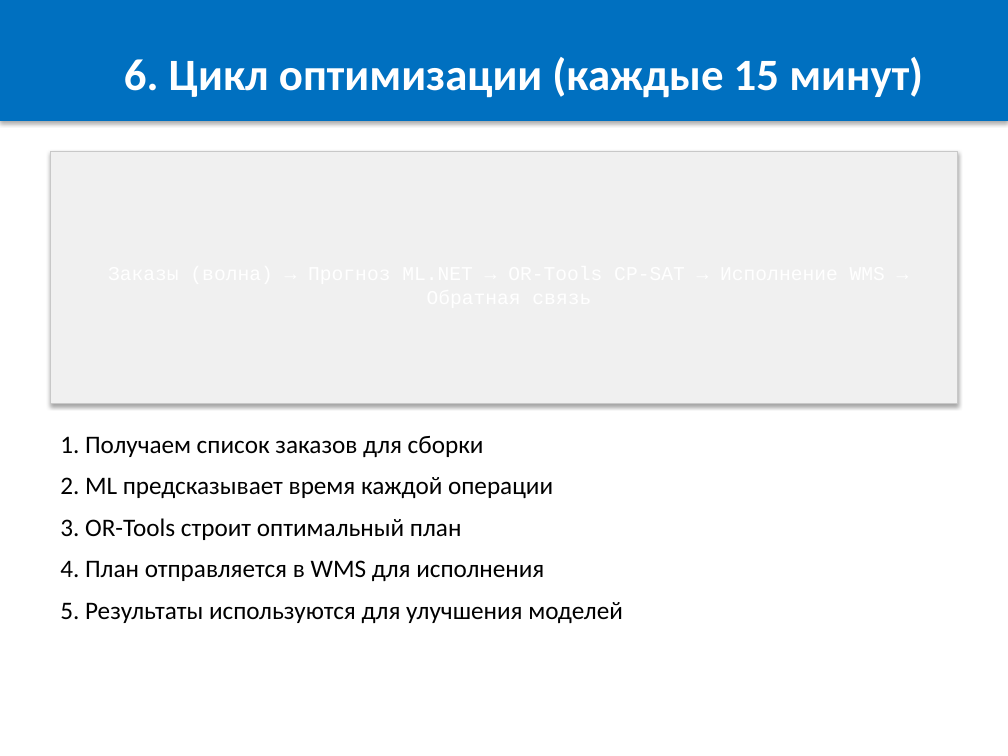
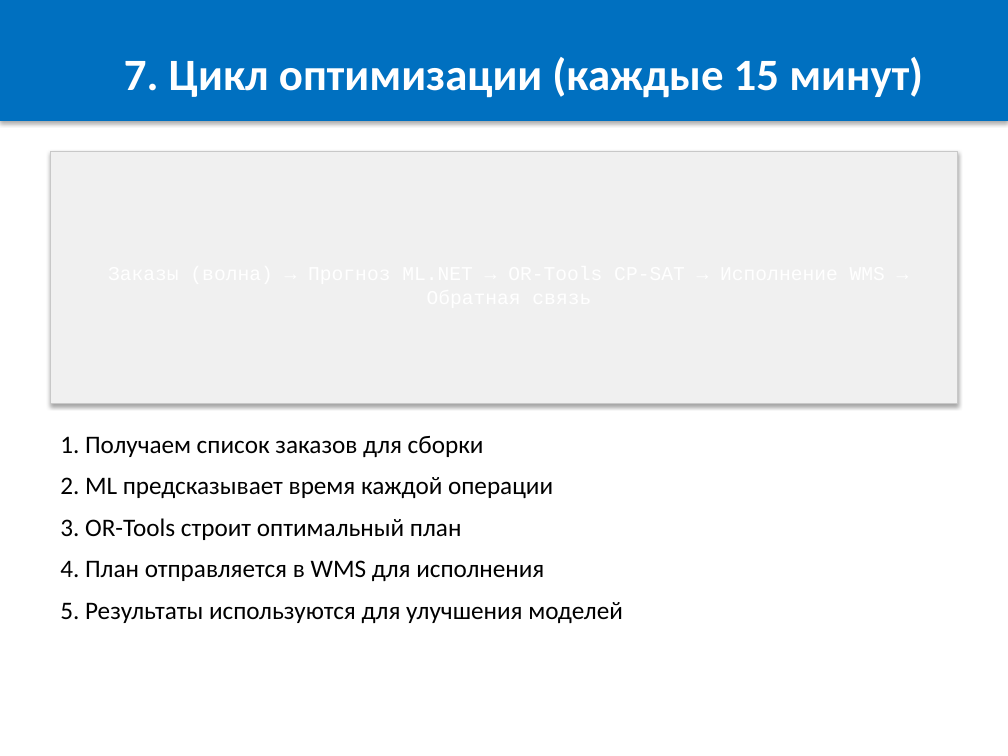
Before and after one commit to OnicaIon/WMSOpti, a slide deck: slide 8 of docs/WMS_Buffer_Optimization.pptx (slide 7 before the commit). Drawn at 1008x756 pixels with LibreOffice and Linux fonts; fonts in the diff are those of the drawing. Boxes give left, top, right and bottom in pixels: in the first picture for what was removed or moved away, otherwise in the second. Text is boxed around its words. In the diff, an @@ line names an element or a change of style, - is before the commit and + after.

```diff
--- a/docs/WMS_Buffer_Optimization.pptx
+++ b/docs/WMS_Buffer_Optimization.pptx
@@ text in rectangle at (124, 57, 923, 98): text changed @@
-6. Цикл оптимизации (каждые 15 минут)
+7. Цикл оптимизации (каждые 15 минут)
```
Also in this commit, not shown: 5 other slides changed, 1 slide added, 2 other files.
